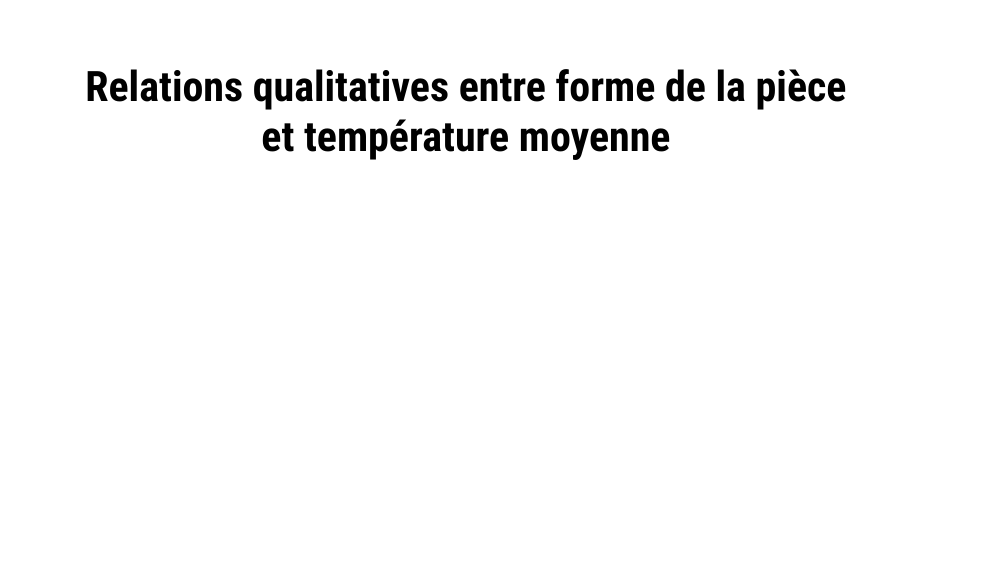
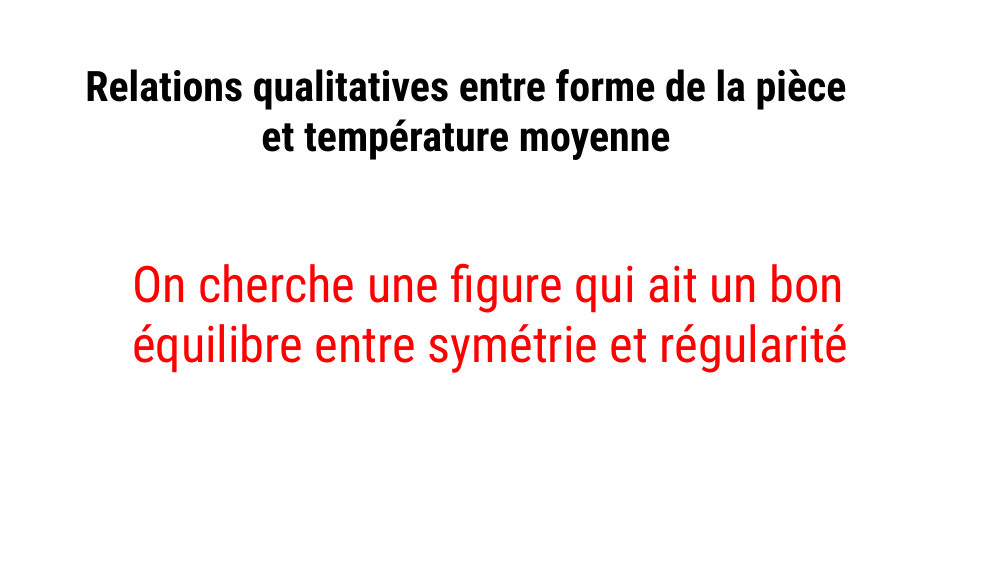
Before and after one commit to Savagerqt/Projet2A, a slide deck: slide 20 of Présentation1.pptx (slide 19 before the commit). Drawn at 1008x567 pixels with LibreOffice and Linux fonts; fonts in the diff are those of the drawing; background and template pictures are left out. Boxes give left, top, right and bottom in pixels: in the first picture for what was removed or moved away, otherwise in the second. Text is boxed around its words. In the diff, an @@ line names an element or a change of style, - is before the commit and + after.

```diff
--- a/Présentation1.pptx
+++ b/Présentation1.pptx
@@ text added at (132, 263, 849, 373), 48 pt, text #FF0000 @@
+On cherche une figure qui ait un bon équilibre entre symétrie et régularité
```
Also in this commit, not shown: 1 other slide changed, 3 slides added, 11 other files.
